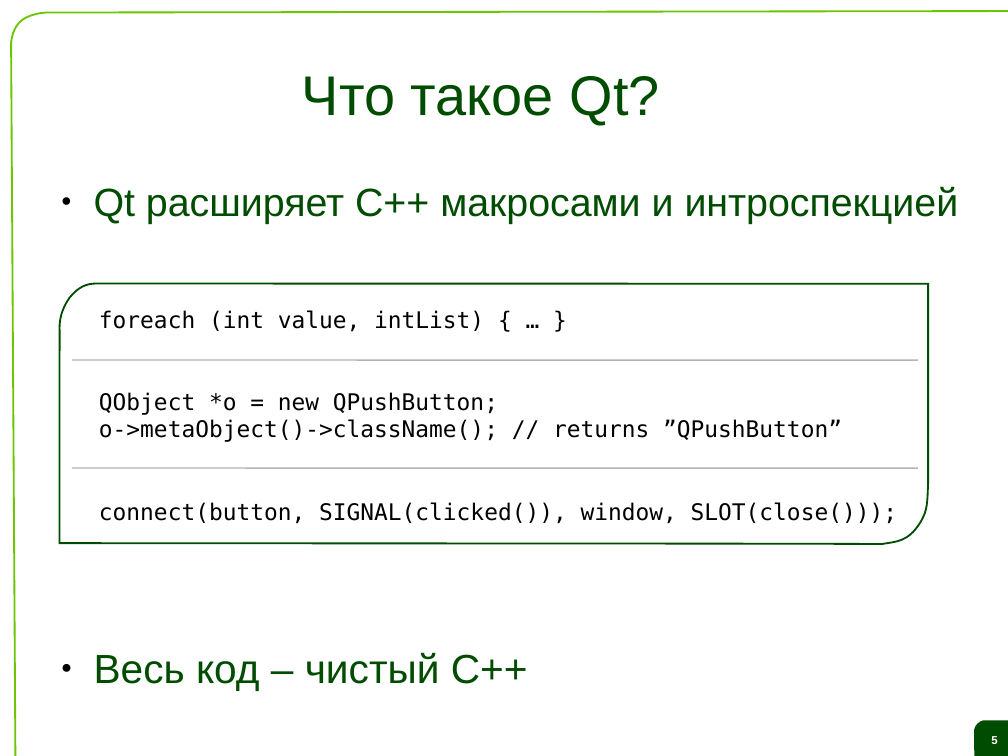
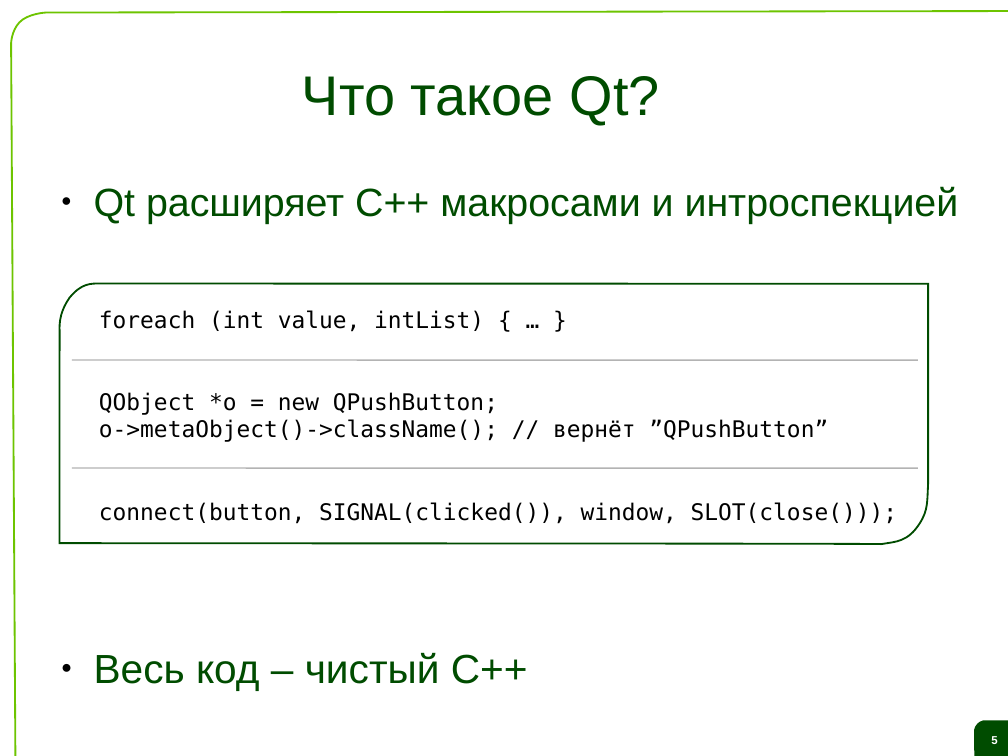
Before and after one commit to saa/qecm, a slide deck: slide 5 of Lectures and Exercises/L01 - The ideas behind Qt and a live demo/L1 Slides.odp. Drawn at 1008x756 pixels with LibreOffice and Linux fonts; fonts in the diff are those of the drawing; background and template pictures are left out. Boxes give left, top, right and bottom in pixels: in the first picture for what was removed or moved away, otherwise in the second. Text is boxed around its words. In the diff, an @@ line names an element or a change of style, - is before the commit and + after.

```diff
--- a/Lectures and Exercises/L01 - The ideas behind Qt and a live demo/L1 Slides.odp
+++ b/Lectures and Exercises/L01 - The ideas behind Qt and a live demo/L1 Slides.odp
@@ text at bbox=[99, 419, 828, 442]: text changed @@
-o->metaObject()->className(); // returns ”QPushButton”
+o->metaObject()->className(); // вернёт ”QPushButton”
```
Also in this commit, not shown: 13 other slides changed.
